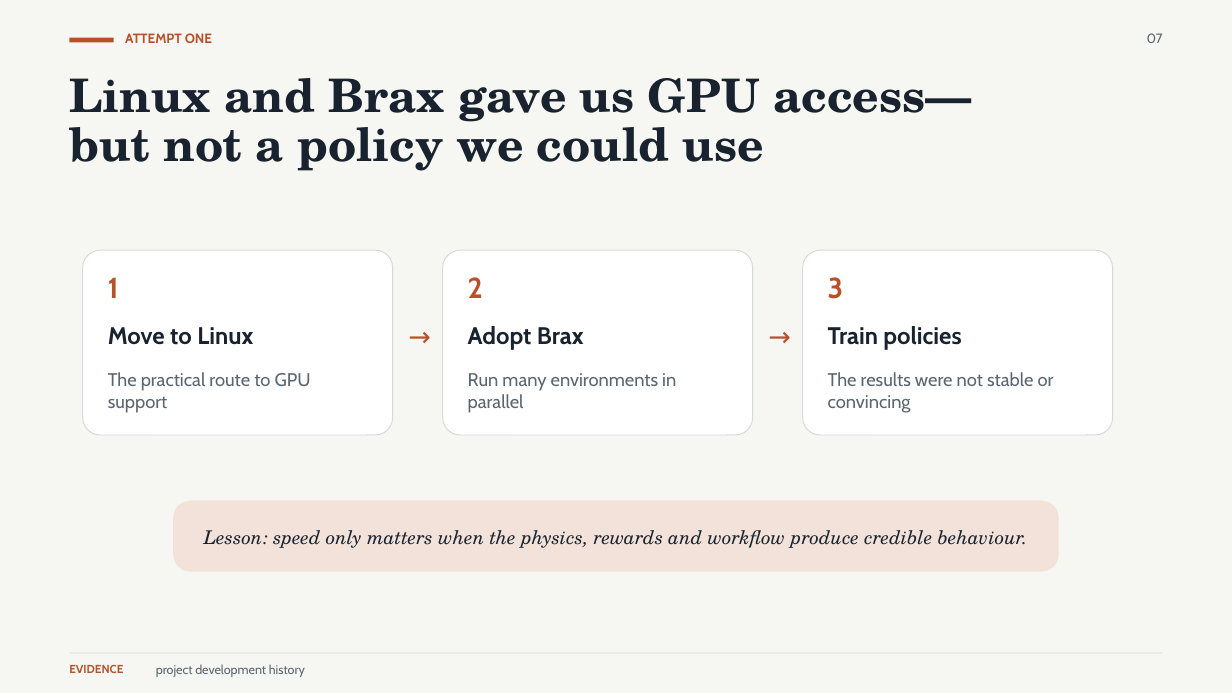
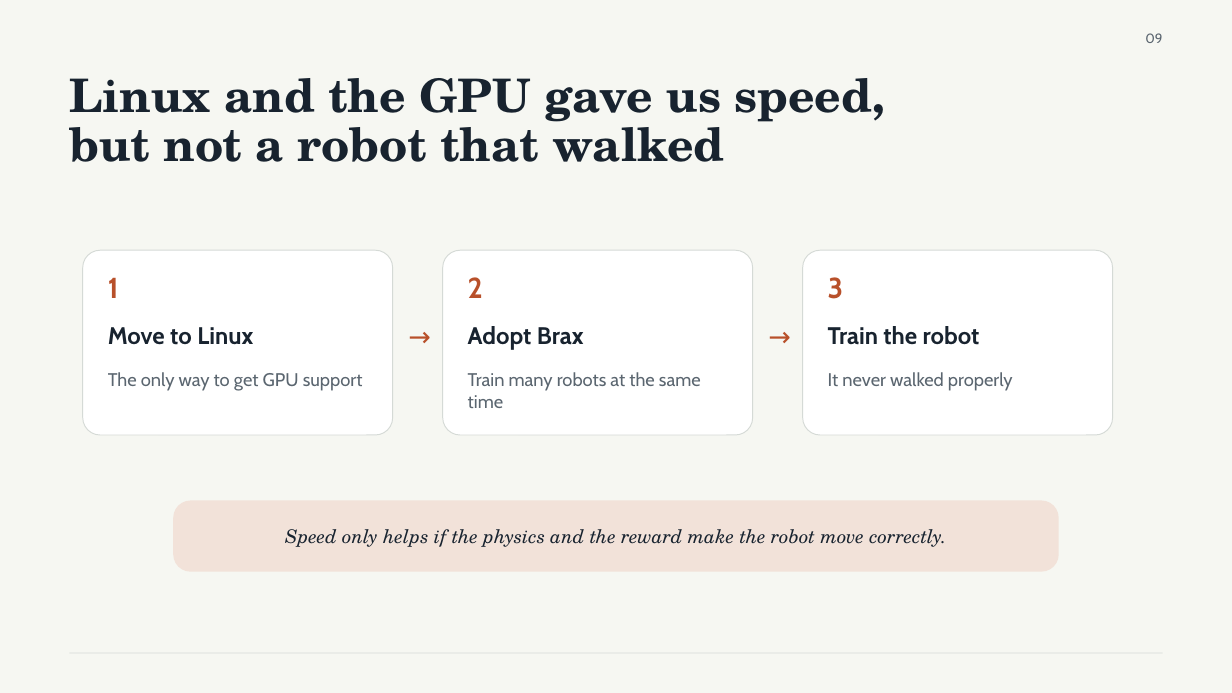
Before and after one commit to shivam675/rl-training-ground, a slide deck: slide 9 of EasyRTG_Final_Submission_Shivam_Chavan.pptx (slide 7 before the commit). Drawn at 1232x693 pixels with LibreOffice and Linux fonts; fonts in the diff are those of the drawing. Boxes give left, top, right and bottom in pixels: in the first picture for what was removed or moved away, otherwise in the second. Text is boxed around its words. In the diff, an @@ line names an element or a change of style, - is before the commit and + after.

```diff
--- a/EasyRTG_Final_Submission_Shivam_Chavan.pptx
+++ b/EasyRTG_Final_Submission_Shivam_Chavan.pptx
@@ rectangle removed at (69,38,114,43) @@
@@ text removed at (125,33,212,43) @@
-ATTEMPT ONE
@@ text at (1145,33,1162,43): text changed @@
-07
+09
@@ text at (69,78,886,162): text changed @@
-Linux and Brax gave us GPU access—
-but not a policy we could use
+Linux and the GPU gave us speed,
+but not a robot that walked
@@ text at (828,326,980,345): text changed @@
-Train policies
+Train the robot
@@ text at (108,372,363,391): text changed @@
-The practical route to GPU support
+The only way to get GPU support
@@ text at (468,372,701,408): text changed @@
-Run many environments in parallel
+Train many robots at the same time
@@ text at (828,372,1013,391): text changed @@
-The results were not stable or convincing
+It never walked properly
@@ text at (285,529,946,547): text changed @@
-Lesson: speed only matters when the physics, rewards and workflow produce credible behaviour.
+Speed only helps if the physics and the reward make the robot move correctly.
@@ text removed at (69,665,123,673) @@
-EVIDENCE
@@ text removed at (156,664,305,677) @@
-project development history
```
Also in this commit, not shown: 9 other slides changed, 23 slides added, 3 slides removed, 43 other files.
